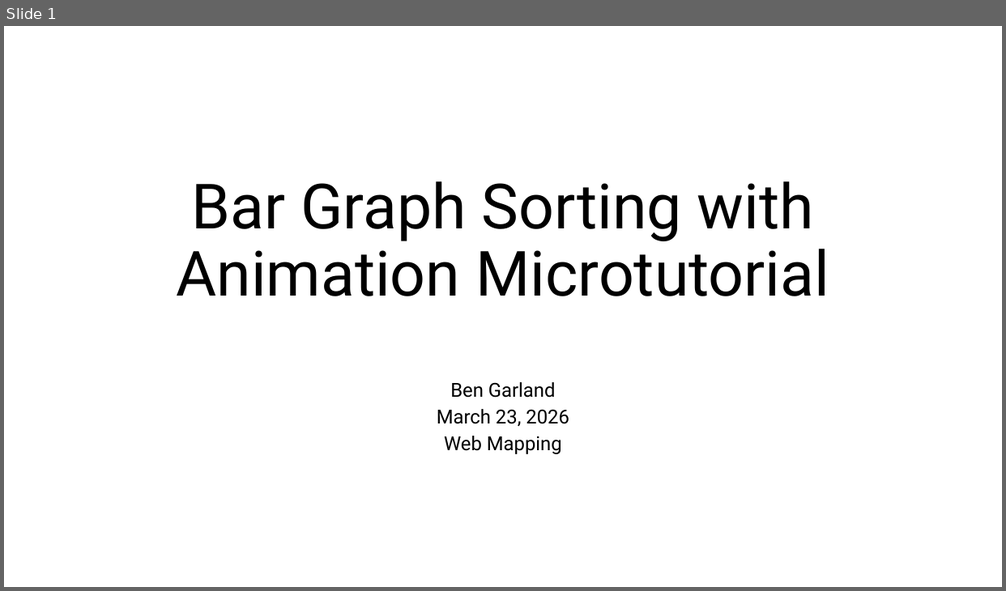
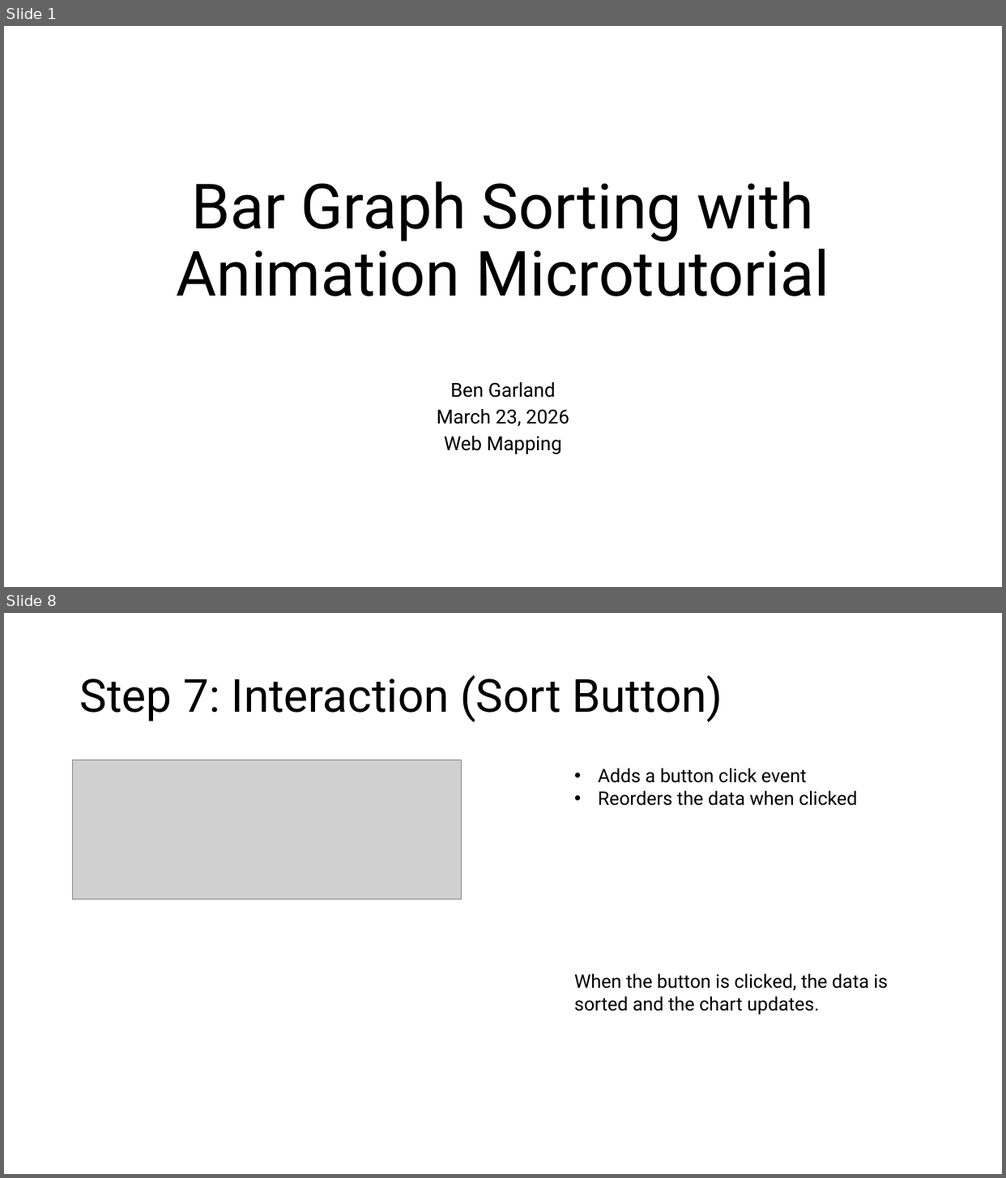
Before and after one commit to armandhammer/bengarland-site, a slide deck: tutorial/Bar Graph Sorting.pptx. Shown one above the other, each under a label of ours: slide 1 before the commit, slides 1 and 8 after it; the slides between them are not shown. The pictures are 1006x591 and 1006x1178 pixels, drawn with LibreOffice and Linux fonts; fonts in the diff are those of the drawing; grey boxes stand for pictures. Boxes give left, top, right and bottom in pixels: in the first picture for what was removed or moved away, otherwise in the second. Text is boxed around its words. In the diff, an @@ line names an element or a change of style, - is before the commit and + after.

```diff
--- a/tutorial/Bar Graph Sorting.pptx
+++ b/tutorial/Bar Graph Sorting.pptx
@@ slide 8 added at bbox=[4, 613, 1002, 1174], background #FFFFFF @@
@@ title added at bbox=[80, 675, 722, 722], 44 pt, text #000000 @@
+Step 7: Interaction (Sort Button)
@@ picture added at bbox=[73, 760, 462, 900] @@
@@ text added at bbox=[598, 768, 857, 806], 18 pt, text #000000 @@
+• Adds a button click event
+• Reorders the data when clicked
@@ text added at bbox=[574, 973, 889, 1015], 18 pt, text #000000 @@
+When the button is clicked, the data is sorted and the chart updates.
```
Also in this commit, not shown: 2 slides changed, 6 other slides added, 2 slides removed, 2 other files.
